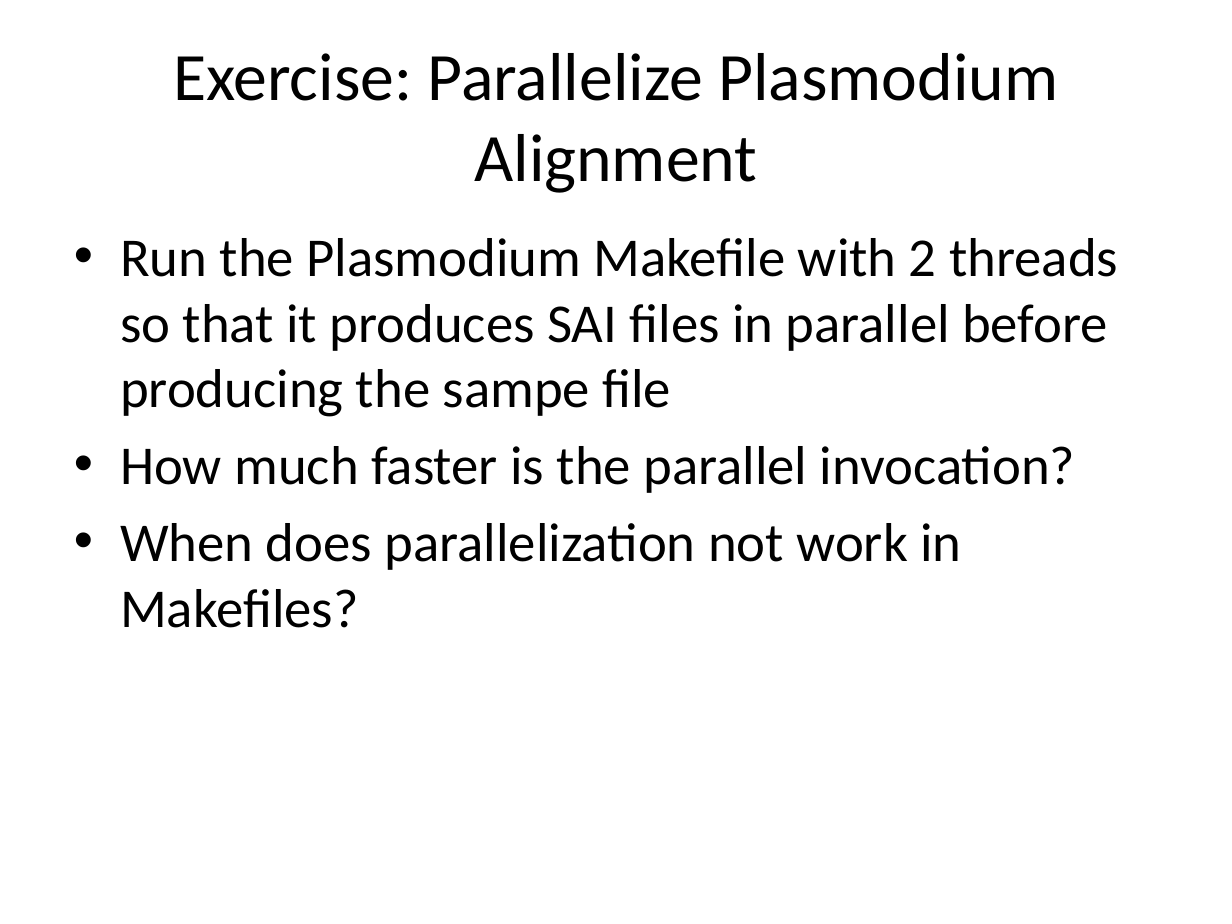
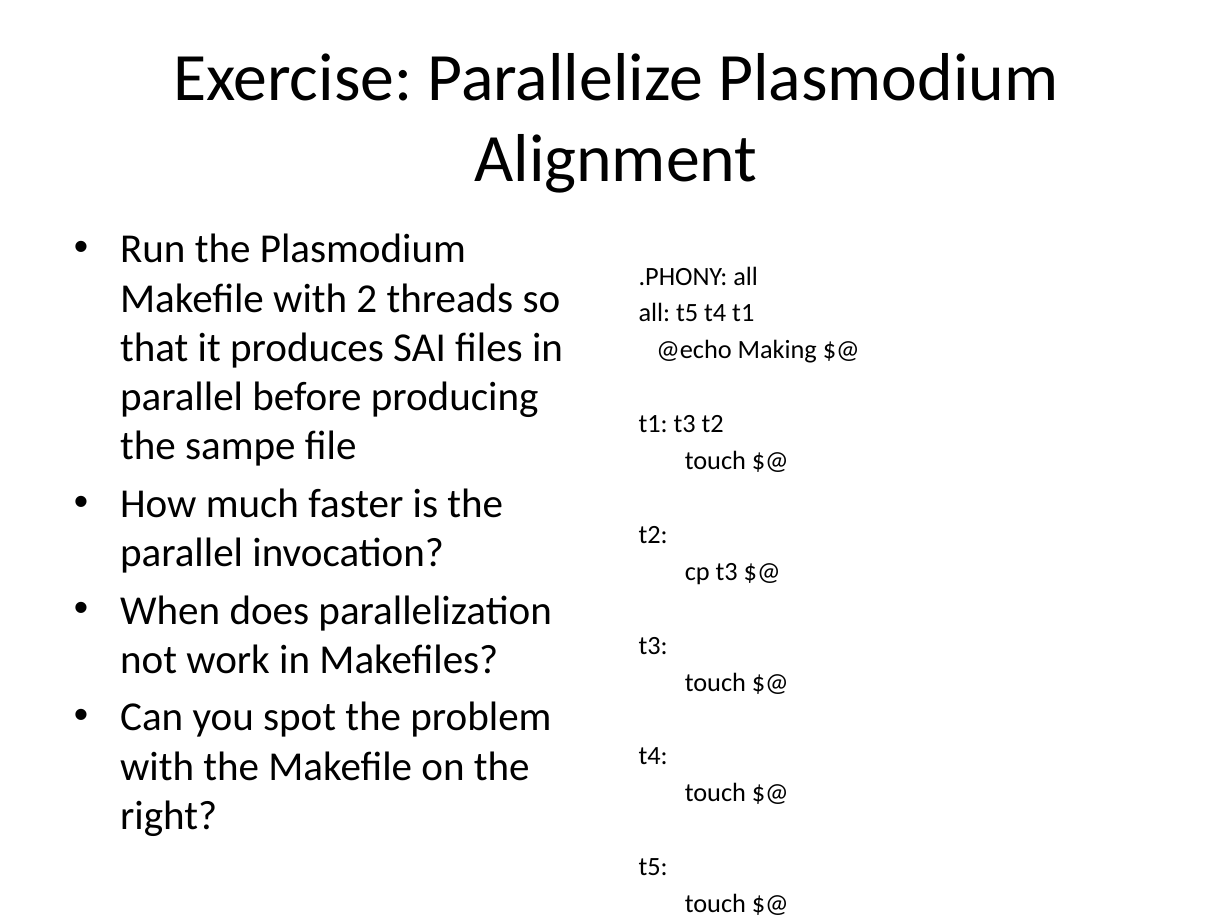
Before and after one commit to rvosa/ngs-workflows, a slide deck: slide 20 of doc/slides/day3/session3/Parallelization.pptx. Drawn at 1232x924 pixels with LibreOffice and Linux fonts; fonts in the diff are those of the drawing. Boxes give left, top, right and bottom in pixels: in the first picture for what was removed or moved away, otherwise in the second. Text is boxed around its words. In the diff, an @@ line names an element or a change of style, - is before the commit and + after.

Commit message:
added make exercise

```diff
--- a/doc/slides/day3/session3/Parallelization.pptx
+++ b/doc/slides/day3/session3/Parallelization.pptx
@@ text at (120, 233, 563, 674): size 32 to 24 pt in "Run the Plasmodium Makefile with 2 threads ...", "How much faster is the parallel invocation?", "When does parallelization not work in Makefiles?"; less space between paragraphs @@
@@ text added at (639, 266, 817, 801), 15.4 pt, text #000000 @@
+.PHONY: all
+all: t5 t4 t1
+@echo Making $@
+t1: t3 t2
+touch $@
+t2:
+cp t3 $@
+t3:
+touch $@
+t4:
+touch $@
+t5:
+touch $@
@@ text at (120, 701, 551, 836): paragraph added @@
+• Can you spot the problem with the Makefile on the right?
```
